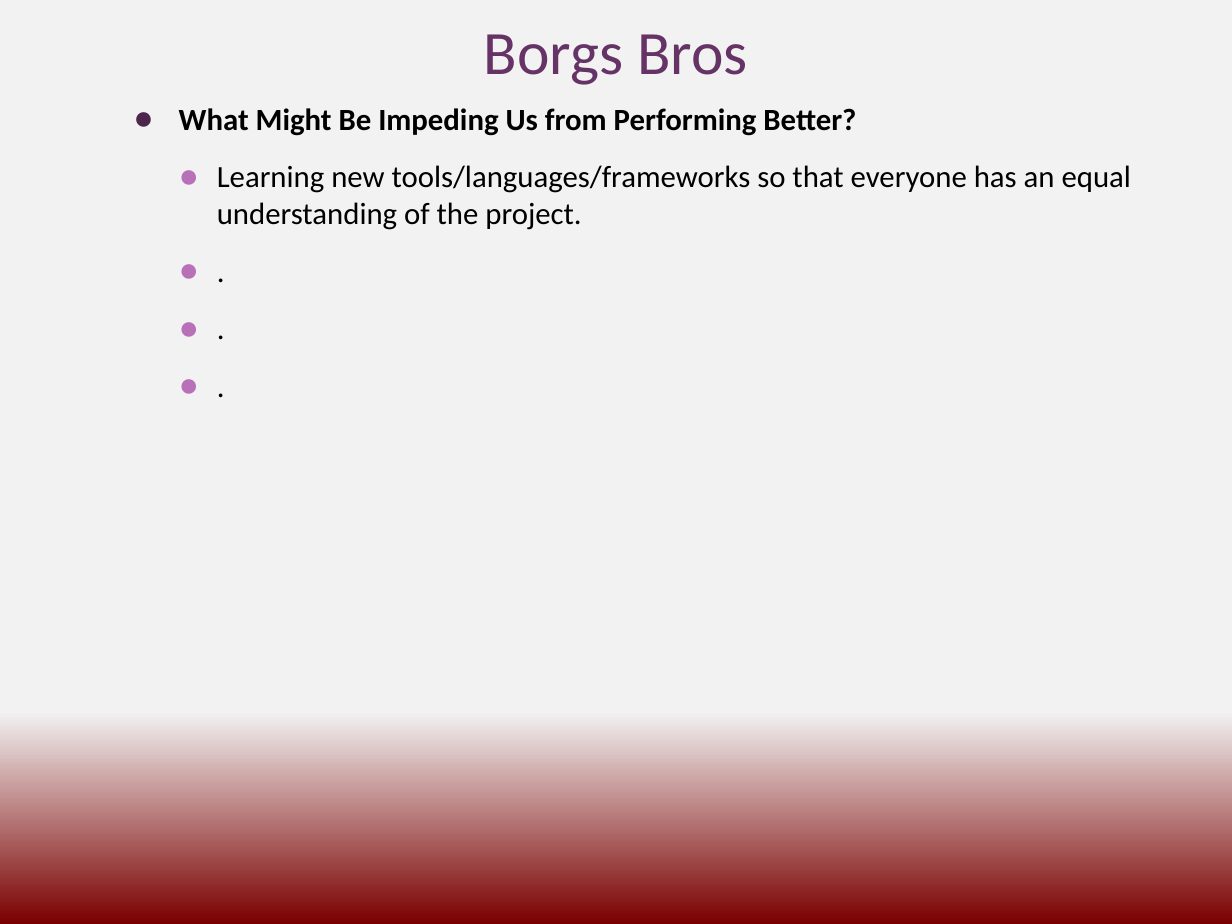
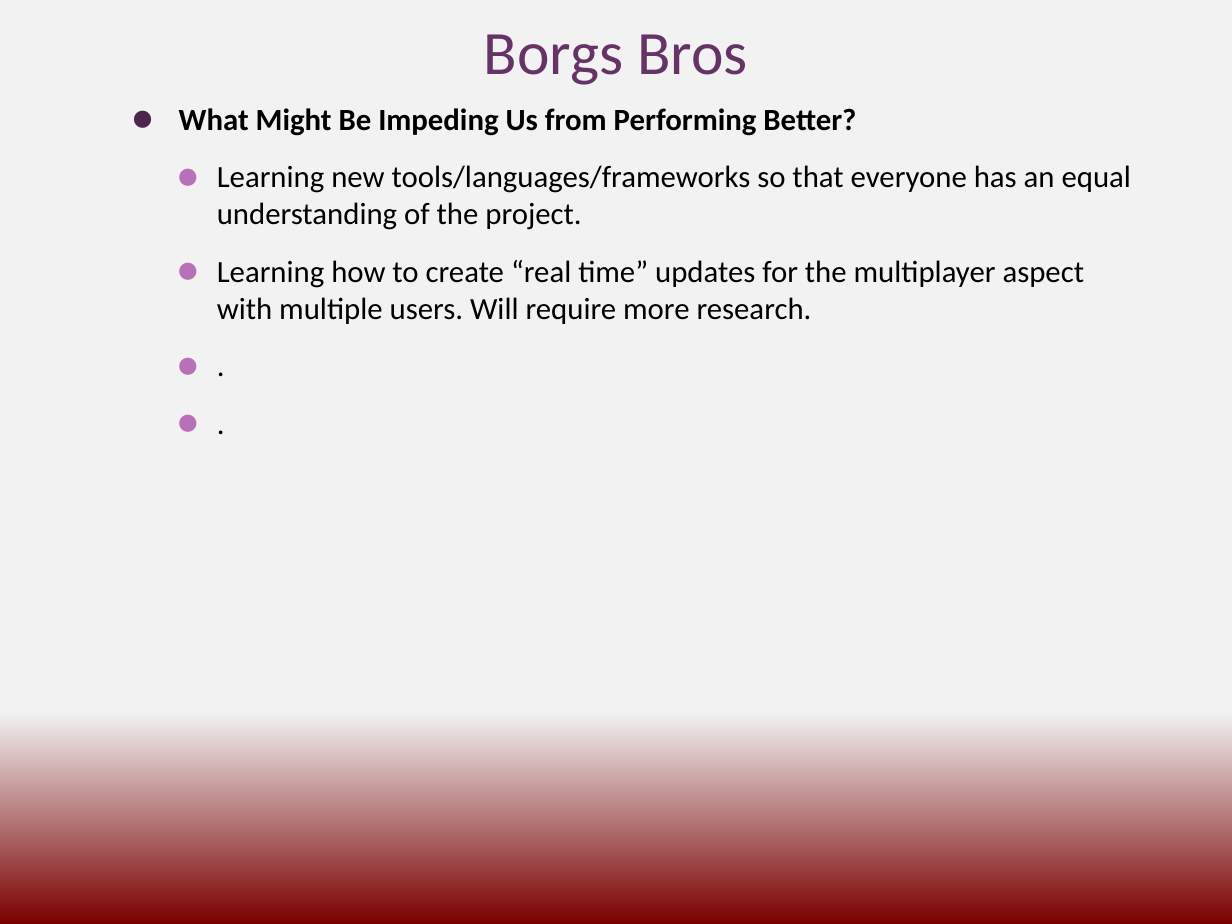
Before and after one commit to waltergarciaguirre/JepTesting, a slide deck: slide 2 of docs/Borgs_Retrospective.pptx. Drawn at 1232x924 pixels with LibreOffice and Linux fonts; fonts in the diff are those of the drawing. Boxes give left, top, right and bottom in pixels: in the first picture for what was removed or moved away, otherwise in the second. Text is boxed around its words. In the diff, an @@ line names an element or a change of style, - is before the commit and + after.

```diff
--- a/docs/Borgs_Retrospective.pptx
+++ b/docs/Borgs_Retrospective.pptx
@@ text at bbox=[179, 108, 1131, 324]: paragraph removed @@
-    ● .
@@ text at bbox=[179, 108, 1131, 230]: bullet ● to ⚫; less space between paragraphs @@
@@ text at bbox=[217, 260, 1085, 324]: paragraph added @@
+    ⚫ Learning how to create “real time” updates for the multiplayer aspect with multiple users. Will require more research.
```
Also in this commit, not shown: 2 other slides changed.
